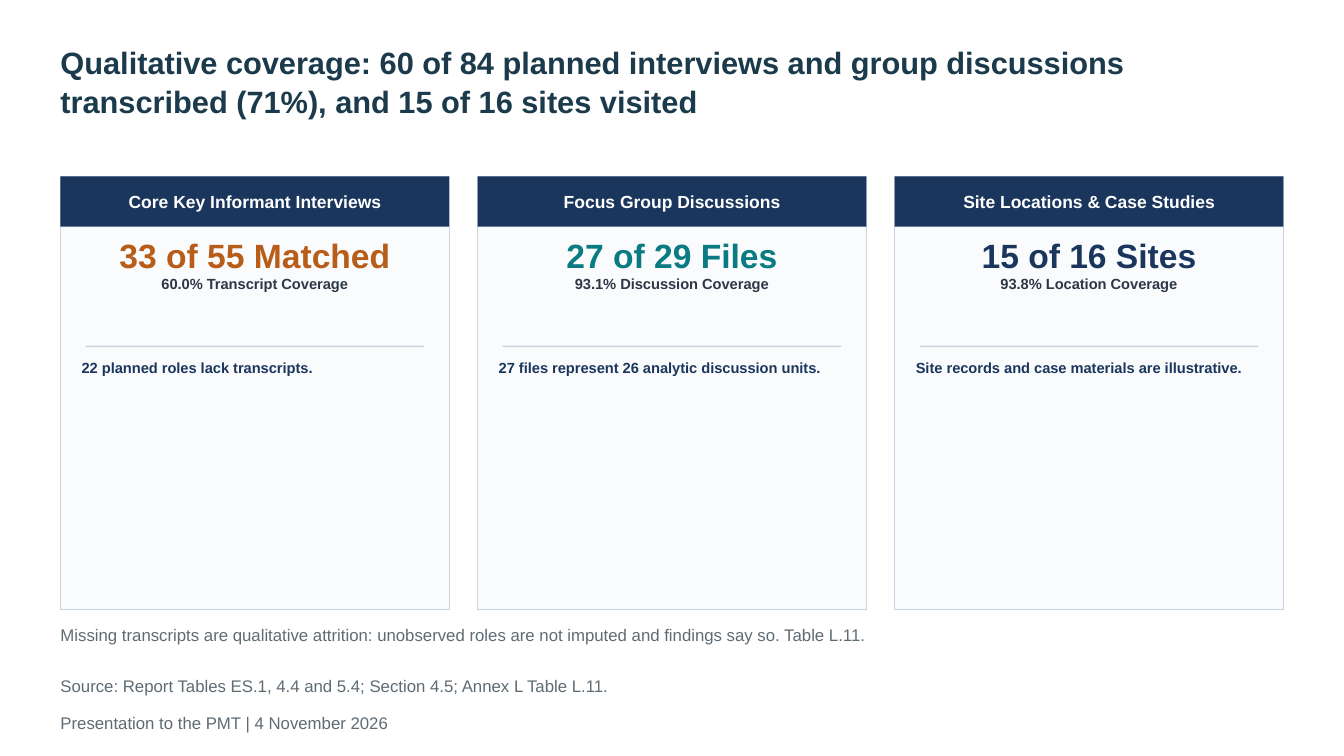
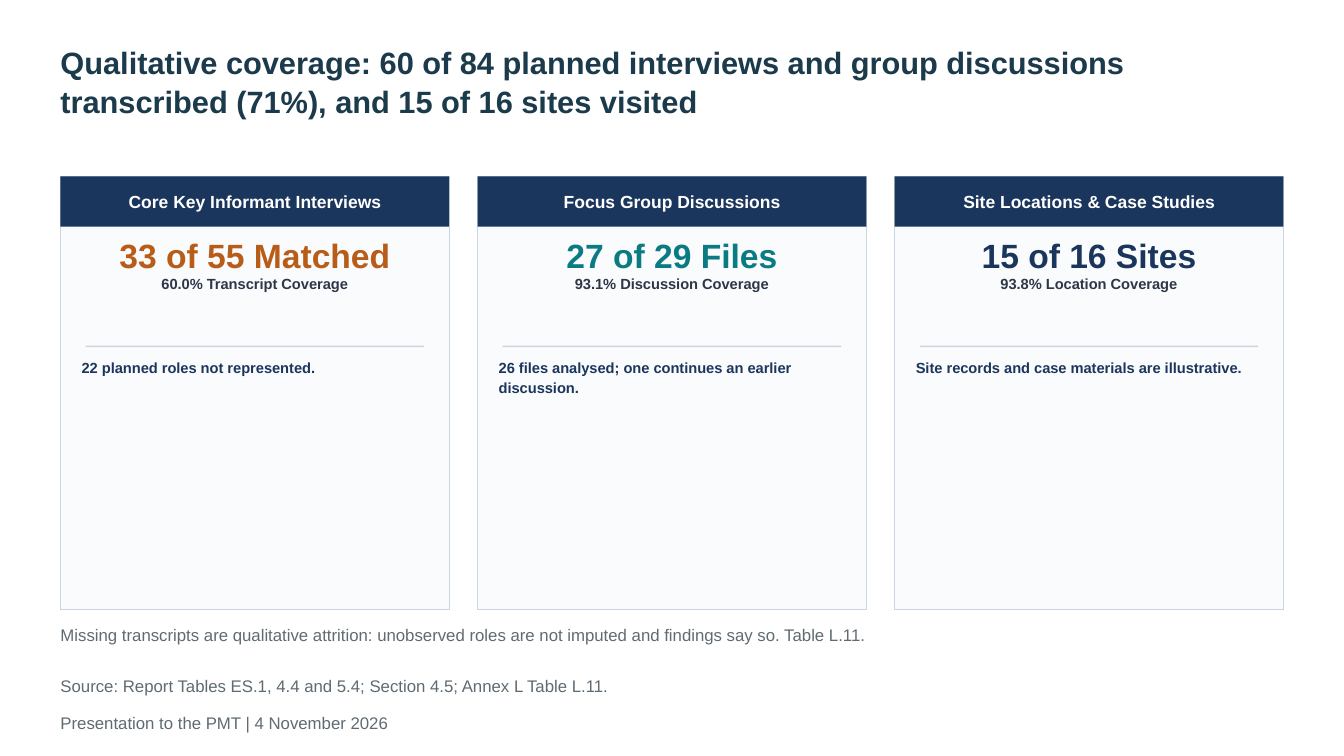
Before and after one commit to kokouekpinda/kokouekpinda, a slide deck: slide 20 of deliverables/REALISE_PMT_Presentation_v5.pptx (slide 19 before the commit). Drawn at 1344x756 pixels with LibreOffice and Linux fonts; fonts in the diff are those of the drawing. Boxes give left, top, right and bottom in pixels: in the first picture for what was removed or moved away, otherwise in the second. Text is boxed around its words. In the diff, an @@ line names an element or a change of style, - is before the commit and + after.

```diff
--- a/deliverables/REALISE_PMT_Presentation_v5.pptx
+++ b/deliverables/REALISE_PMT_Presentation_v5.pptx
@@ text at (82, 362, 315, 376): text changed @@
-22 planned roles lack transcripts.
+22 planned roles not represented.
@@ text at (499, 362, 792, 393): text changed @@
-27 files represent 26 analytic discussion units.
+26 files analysed; one continues an earlier discussion.
```
Also in this commit, not shown: 7 other slides changed, 11 slides added, 3 slides removed, 7 other files.
